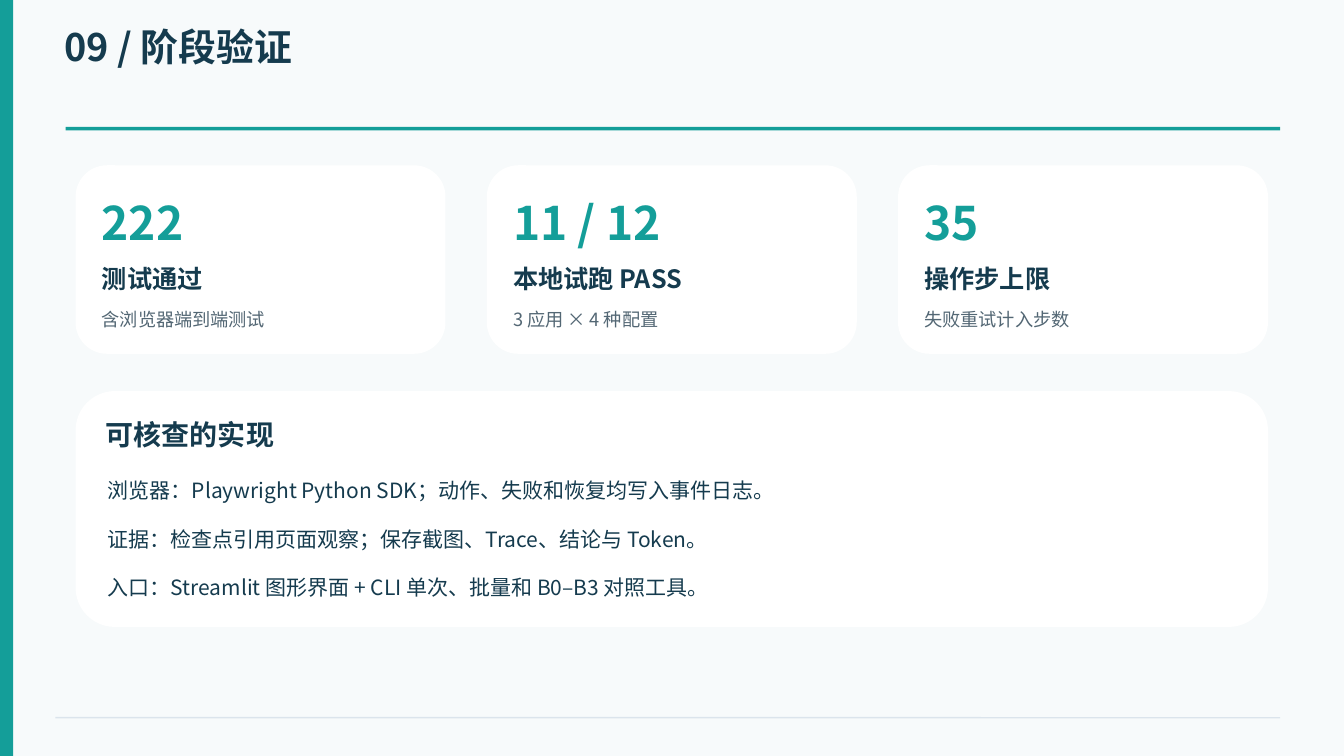
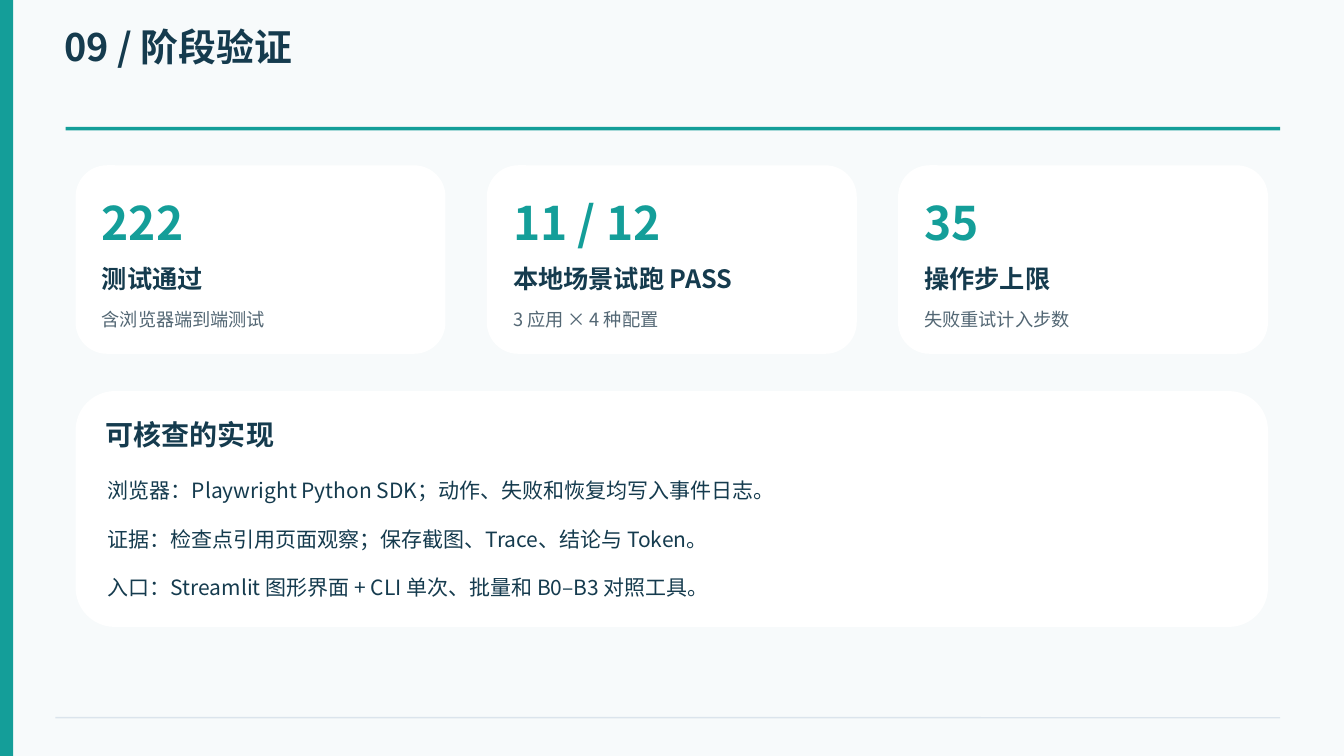
Before and after one commit to LockiYu/WebAppTester, a slide deck: slide 10 of 2-张诗豪组-中期汇报.pptx. Drawn at 1344x756 pixels with LibreOffice and Linux fonts; fonts in the diff are those of the drawing. Boxes give left, top, right and bottom in pixels: in the first picture for what was removed or moved away, otherwise in the second. Text is boxed around its words. In the diff, an @@ line names an element or a change of style, - is before the commit and + after.

```diff
--- a/2-张诗豪组-中期汇报.pptx
+++ b/2-张诗豪组-中期汇报.pptx
@@ text at box(513, 266, 732, 291): text changed @@
-本地试跑 PASS
+本地场景试跑 PASS
```
Also in this commit, not shown: 2 other slides changed.
